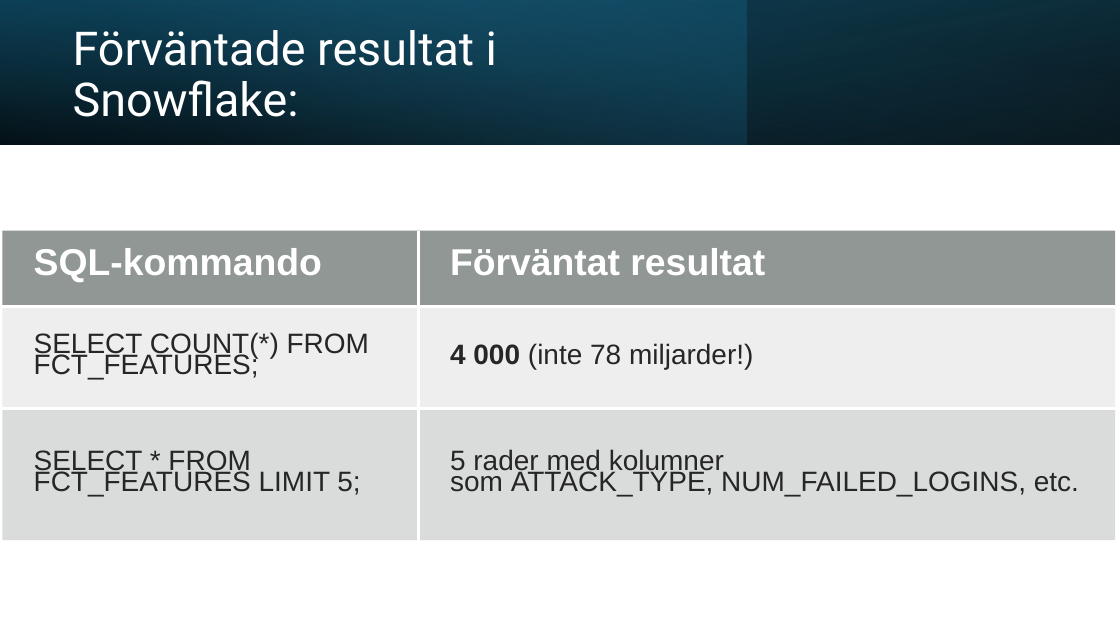
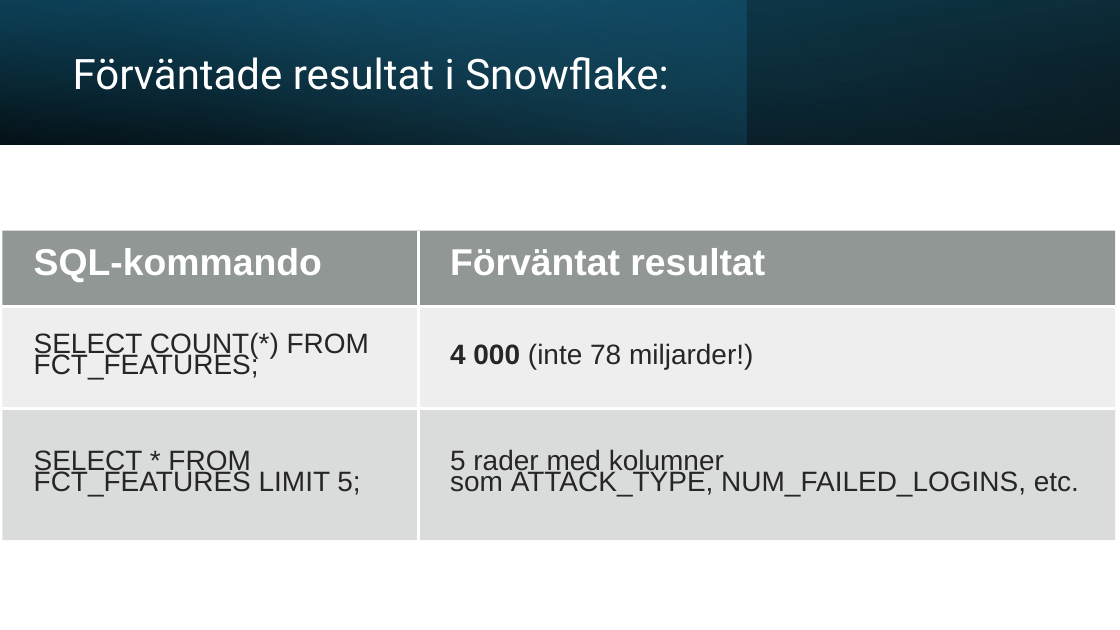
Before and after one commit to Ars1222022/insider-threat-detection, a slide deck: slide 66 of docs/Insider Threat Detection.pptx (slide 65 before the commit). Drawn at 1120x630 pixels with LibreOffice and Linux fonts; fonts in the diff are those of the drawing. Boxes give left, top, right and bottom in pixels: in the first picture for what was removed or moved away, otherwise in the second. Text is boxed around its words. In the diff, an @@ line names an element or a change of style, - is before the commit and + after.

```diff
--- a/docs/Insider Threat Detection.pptx
+++ b/docs/Insider Threat Detection.pptx
@@ title "Förväntade resultat i Snowflake:" at box(73, 57, 669, 90): size 40 to 36 pt @@
```
Also in this commit, not shown: 71 other slides changed, 1 slide added, 1 other file.
